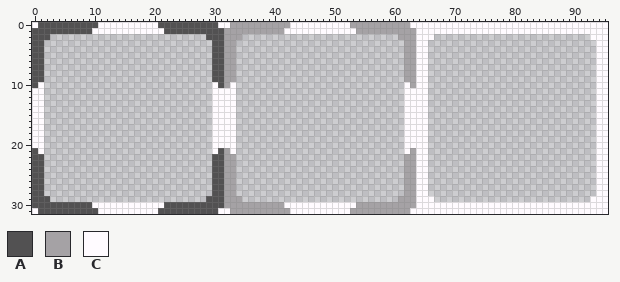
A sprite sheet gets an edit: Assets/Sprites/UI/UISelection.png. The first picture shows the starting point.
The file is 96x32 pixels.
Palette (. is transparent): A #525152  B #a5a2a5  C #fffbff
After:
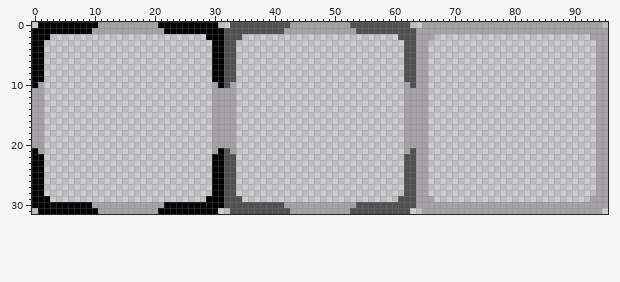
Edits made:
Colour A changes from #525152 to #000000.
Colour B changes from #a5a2a5 to #525152.
Colour C changes from #fffbff to #a5a2a5.
The author cleared colour C in row 0 at x 0, 31 to 32, 63 to 64 and 95; in row 31 at x 0, 31 to 32, 63 to 64 and 95.
Changed places in both pictures, as pixel boxes (x1, y1, x2, y2):
changed: (32, 22, 608, 214)
